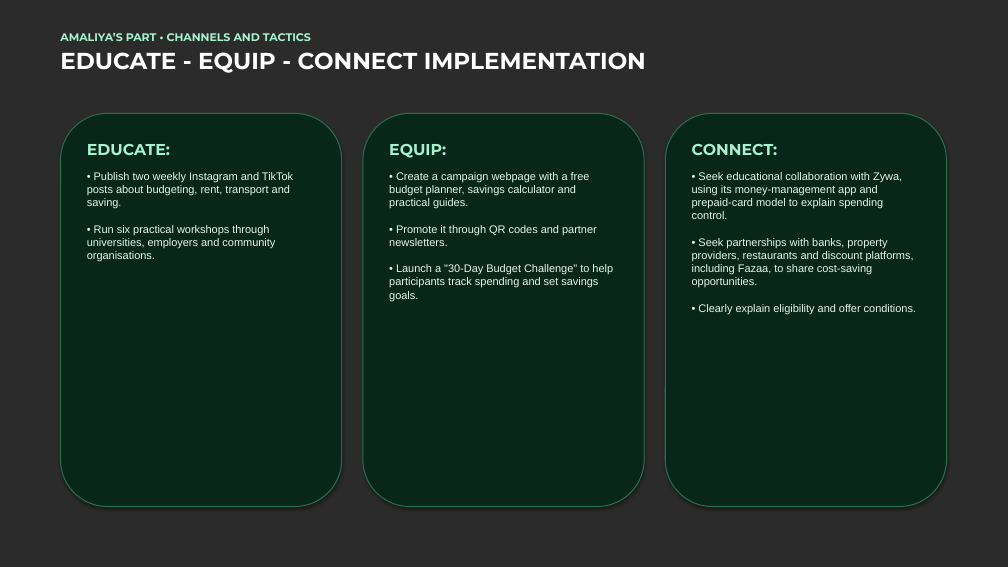
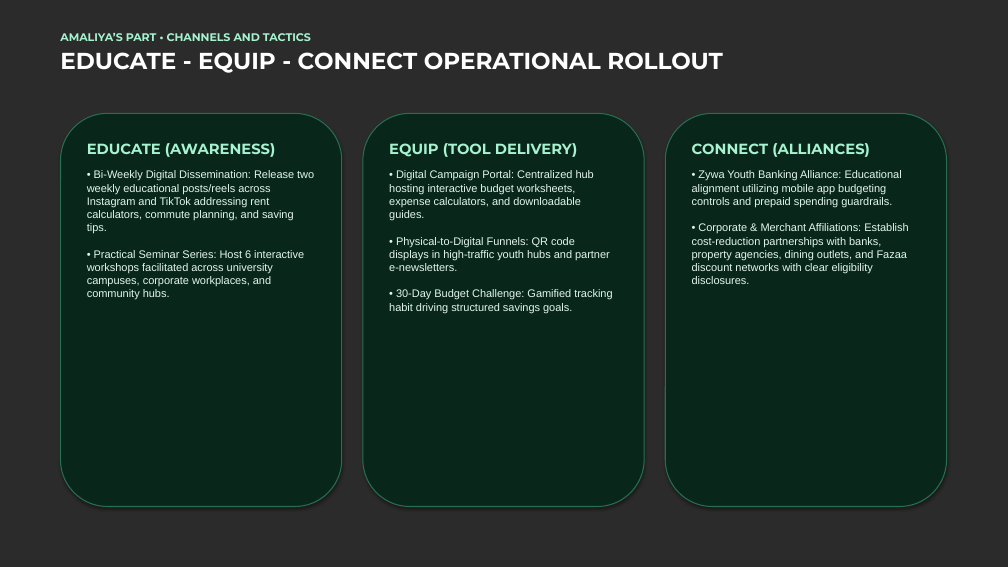
Before and after one commit to balaji4948/dubai-life-smarter-finances-com345, a slide deck: slide 8 of Dubai_Life_Smarter_Finances_COM345.pptx. Drawn at 1008x567 pixels with LibreOffice and Linux fonts; fonts in the diff are those of the drawing; background and template pictures are left out; a plain dark background stands for a picture behind light text. Boxes give left, top, right and bottom in pixels: in the first picture for what was removed or moved away, otherwise in the second. Text is boxed around its words. In the diff, an @@ line names an element or a change of style, - is before the commit and + after.

```diff
--- a/Dubai_Life_Smarter_Finances_COM345.pptx
+++ b/Dubai_Life_Smarter_Finances_COM345.pptx
@@ text at (x1=60, y1=52, x2=723, y2=73): text changed @@
-EDUCATE - EQUIP - CONNECT IMPLEMENTATION
+EDUCATE - EQUIP - CONNECT OPERATIONAL ROLLOUT
@@ text at (x1=87, y1=143, x2=314, y2=300): text changed @@
-EDUCATE:
-• Publish two weekly Instagram and TikTok posts about budgeting, rent, transport and saving.
-• Run six practical workshops through universities, employers and community organisations.
+EDUCATE (AWARENESS)
+• Bi-Weekly Digital Dissemination: Release two weekly educational posts/reels across Instagram and TikTok addressing rent calculators, commute planning, and saving tips.
+• Practical Seminar Series: Host 6 interactive workshops facilitated across university campuses, corporate workplaces, and community hubs.
@@ text at (x1=389, y1=143, x2=612, y2=313): text changed @@
-EQUIP:
-• Create a campaign webpage with a free budget planner, savings calculator and practical guides.
-• Promote it through QR codes and partner newsletters.
-• Launch a "30-Day Budget Challenge" to help participants track spending and set savings goals.
+EQUIP (TOOL DELIVERY)
+• Digital Campaign Portal: Centralized hub hosting interactive budget worksheets, expense calculators, and downloadable guides.
+• Physical-to-Digital Funnels: QR code displays in high-traffic youth hubs and partner e-newsletters.
+• 30-Day Budget Challenge: Gamified tracking habit driving structured savings goals.
@@ text at (x1=692, y1=143, x2=908, y2=284): text changed @@
-CONNECT:
-• Seek educational collaboration with Zywa, using its money-management app and prepaid-card model to explain spending control.
-• Seek partnerships with banks, property providers, restaurants and discount platforms, including Fazaa, to share cost-saving opportunities.
-• Clearly explain eligibility and offer conditions.
+CONNECT (ALLIANCES)
+• Zywa Youth Banking Alliance: Educational alignment utilizing mobile app budgeting controls and prepaid spending guardrails.
+• Corporate & Merchant Affiliations: Establish cost-reduction partnerships with banks, property agencies, dining outlets, and Fazaa discount networks with clear eligibility disclosures.
```
Also in this commit, not shown: 10 other slides changed, 2 slides added, 1 slide removed, 4 other files.
